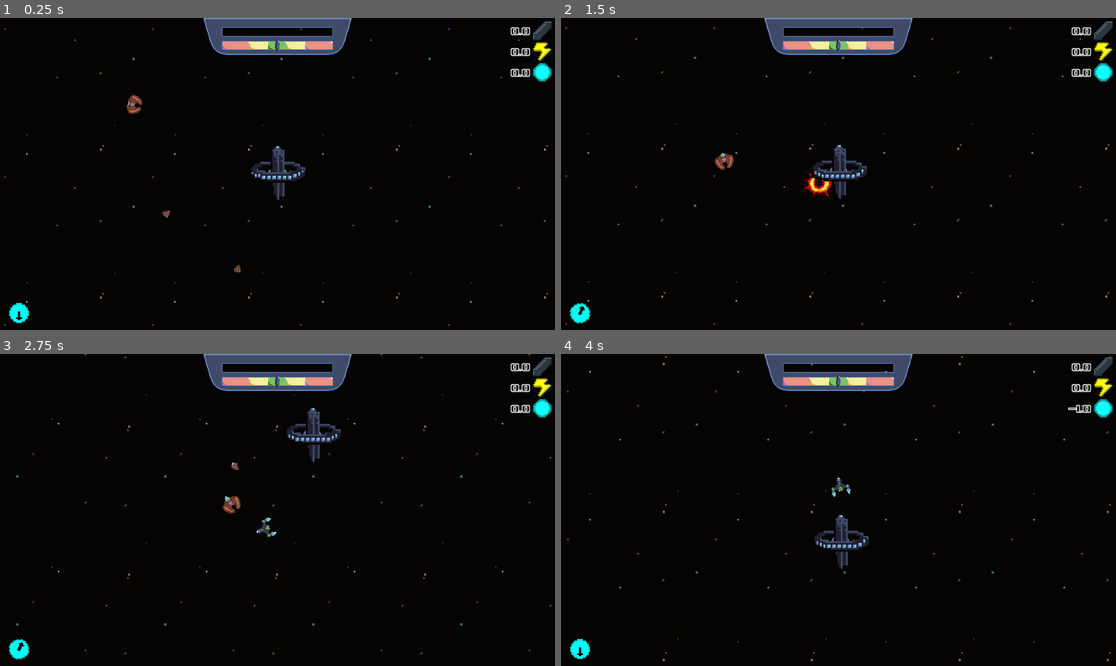
Above: before the commit, frames 1-4 (two rows, left to right).
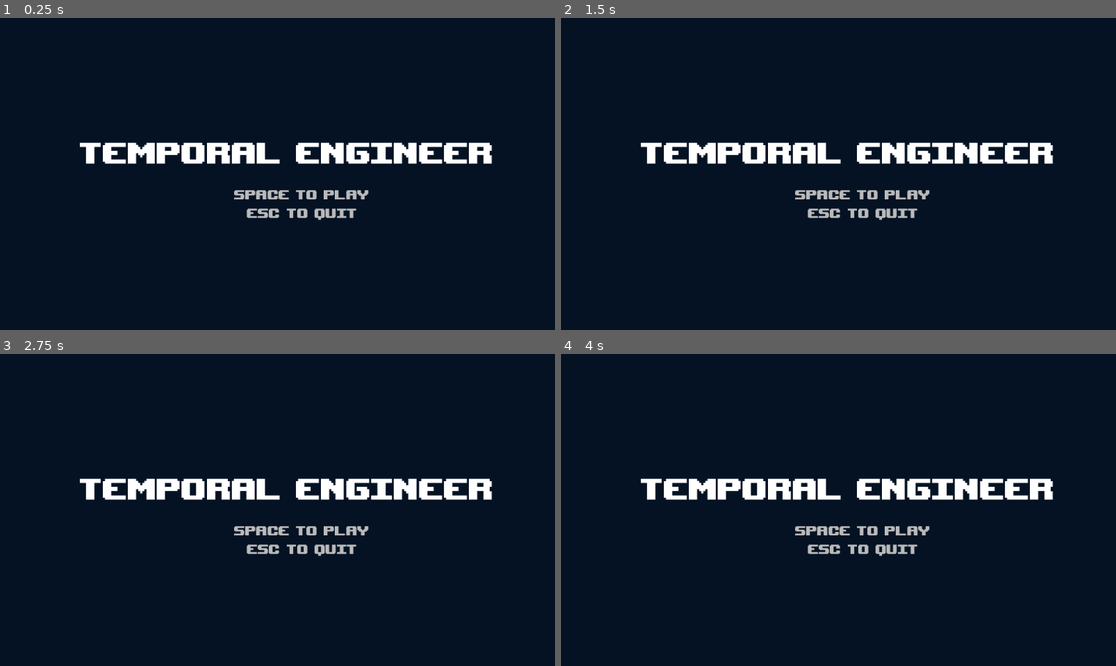
Above: after the commit, the same moments.

Repository: JoshPattman/microjam-034
Game: Godot game, scene res://scenes/menu.tscn
Same seed, same stepped clock (60 frames per second), same inputs: the game is played once before the commit and once after it. Before the commit the project starts from res://scenes/game.tscn. Sound files missing from this copy of the repository are replaced by a short silence.
Inputs:
- Up to frame 1 (0.25 s): no input
- Up to frame 2 (1.5 s): hold D (player_right) 0.53-1.28 s; hold Ctrl (player_break) 0.53-1.28 s; tap Shift (player_jump) at 0.77 s; hold S (player_back) from 1.28 s (still down); tap 2 (player_place_bouncer) at 1.35 s
- Up to frame 3 (2.75 s): tap Shift (player_jump) at 1.52 s; release S (player_back) at 2.03 s; hold D (player_right) from 2.03 s (still down); tap 3 (player_place_mine) at 2.1 s
- Up to frame 4 (4 s): release D (player_right) at 2.78 s; hold W (player_forward) 2.78-3.53 s; tap 1 (player_place_shooter) at 2.85 s; tap Shift (player_jump) at 3.02, 3.77 s; hold A (player_left) from 3.53 s (still down); hold Ctrl (player_break) from 3.53 s (still down)

The runs differ from the first frame. In frame 1, 100% of the frame differs, in the area x 0-100%, y 0-100%; in frame 2, 100%; in frame 3, 100%; in frame 4, 100%.

Commit message:
menu and game over scene

Diff:
--- a/godot/project.godot
+++ b/godot/project.godot
@@ -11,7 +11,7 @@
 [application]
 
 config/name="microjam-034"
-run/main_scene="uid://8w4qxf6yifmj"
+run/main_scene="uid://bxnmkuax7eu6p"
 config/features=PackedStringArray("4.4", "Forward Plus")
 config/icon="res://icon.svg"
 
@@ -78,7 +78,7 @@
 }
 game_restart={
 "deadzone": 0.2,
-"events": [Object(InputEventKey,"resource_local_to_scene":fa …(140 unchanged characters)… d":false,"keycode":0,"physical_keycode":82,"key_label":0,"unicode":114,"location":0,"echo":false,"script":null)
+"events": [Object(InputEventKey,"resource_local_to_scene":fa …(140 unchanged characters)… d":false,"keycode":0,"physical_keycode":32,"key_label":0,"unicode":32,"location":0,"echo":false,"script":null)
 ]
 }
 game_quit={
--- a/godot/scenes/game_over.tscn
+++ b/godot/scenes/game_over.tscn
@@ -1,8 +1,9 @@
-[gd_scene load_steps=7 format=3 uid="uid://pckc8tu22oqv"]
+[gd_scene load_steps=8 format=3 uid="uid://pckc8tu22oqv"]
 
 [ext_resource type="Script" uid="uid://x2psjmb1436q" path="res://scripts/game_over.gd" id="1_wqhvx"]
 [ext_resource type="FontFile" uid="uid://dt8xc3g1yr708" path="res://upheavtt.ttf" id="1_xeevv"]
 [ext_resource type="PackedScene" uid="uid://8w4qxf6yifmj" path="res://scenes/game.tscn" id="2_wqhvx"]
+[ext_resource type="PackedScene" uid="uid://bxnmkuax7eu6p" path="res://scenes/menu.tscn" id="3_racf3"]
 
 [sub_resource type="StyleBoxFlat" id="StyleBoxFlat_wqhvx"]
 bg_color = Color(0.666716, 0.181621, 0.163629, 1)
@@ -26,6 +27,7 @@
 grow_vertical = 2
 script = ExtResource("1_wqhvx")
 game_scene = ExtResource("2_wqhvx")
+menu_scene = ExtResource("3_racf3")
 
 [node name="Panel" type="Panel" parent="."]
 layout_mode = 1
@@ -57,11 +59,11 @@
 anchor_top = 0.507
 anchor_right = 0.521
 anchor_bottom = 0.507
-offset_left = -232.16
-offset_top = 0.219971
-offset_right = 232.84
-offset_bottom = 114.22
-text = "R to Reset
+offset_left = -230.16
+offset_top = 24.22
+offset_right = 234.84
+offset_bottom = 138.22
+text = "SPACE to Reset
 ESC To Quit"
 label_settings = SubResource("LabelSettings_racf3")
 horizontal_alignment = 1
--- /dev/null
+++ b/godot/scenes/menu.gd
@@ -0,0 +1,9 @@
+extends Control
+
+@export var game_scene: PackedScene
+
+func _process(delta: float) -> void:
+	if Input.is_action_just_pressed("game_restart"):
+		get_tree().change_scene_to_packed(game_scene)
+	if Input.is_action_just_pressed("game_quit"):
+		get_tree().quit()
--- /dev/null
+++ b/godot/scenes/menu.tscn
@@ -0,0 +1,66 @@
+[gd_scene load_steps=7 format=3 uid="uid://bxnmkuax7eu6p"]
+
+[ext_resource type="Script" uid="uid://dyg7vyubcm622" path="res://scenes/menu.gd" id="1_vjb58"]
+[ext_resource type="FontFile" uid="uid://dt8xc3g1yr708" path="res://upheavtt.ttf" id="1_yqeox"]
+[ext_resource type="PackedScene" uid="uid://8w4qxf6yifmj" path="res://scenes/game.tscn" id="2_con2f"]
+
+[sub_resource type="StyleBoxFlat" id="StyleBoxFlat_4h3mk"]
+bg_color = Color(0.015553, 0.0706398, 0.139202, 1)
+
+[sub_resource type="LabelSettings" id="LabelSettings_vjb58"]
+font = ExtResource("1_yqeox")
+font_size = 72
+
+[sub_resource type="LabelSettings" id="LabelSettings_yqeox"]
+font = ExtResource("1_yqeox")
+font_size = 32
+font_color = Color(0.728822, 0.728822, 0.728822, 1)
+
+[node name="Menu" type="Control"]
+layout_mode = 3
+anchors_preset = 15
+anchor_right = 1.0
+anchor_bottom = 1.0
+grow_horizontal = 2
+grow_vertical = 2
+script = ExtResource("1_vjb58")
+game_scene = ExtResource("2_con2f")
+
+[node name="Panel" type="Panel" parent="."]
+layout_mode = 1
+anchors_preset = 15
+anchor_right = 1.0
+anchor_bottom = 1.0
+theme_override_styles/panel = SubResource("StyleBoxFlat_4h3mk")
+
+[node name="Label" type="Label" parent="."]
+layout_mode = 1
+anchors_preset = -1
+anchor_left = 0.517
+anchor_top = 0.5
+anchor_right = 0.517
+anchor_bottom = 0.5
+offset_left = -358.32
+offset_top = -138.0
+offset_right = 357.68
+offset_bottom = -7.0
+text = "Temporal Engineer"
+label_settings = SubResource("LabelSettings_vjb58")
+horizontal_alignment = 1
+vertical_alignment = 2
+
+[node name="Label2" type="Label" parent="."]
+layout_mode = 1
+anchors_preset = -1
+anchor_left = 0.548
+anchor_top = 0.557
+anchor_right = 0.548
+anchor_bottom = 0.557
+offset_left = -233.08
+offset_top = -10.78
+offset_right = 225.92
+offset_bottom = 72.22
+text = "SPACE To Play
+ESC to Quit"
+label_settings = SubResource("LabelSettings_yqeox")
+horizontal_alignment = 1
Not shown, added: godot/scenes/menu.gd.uid
